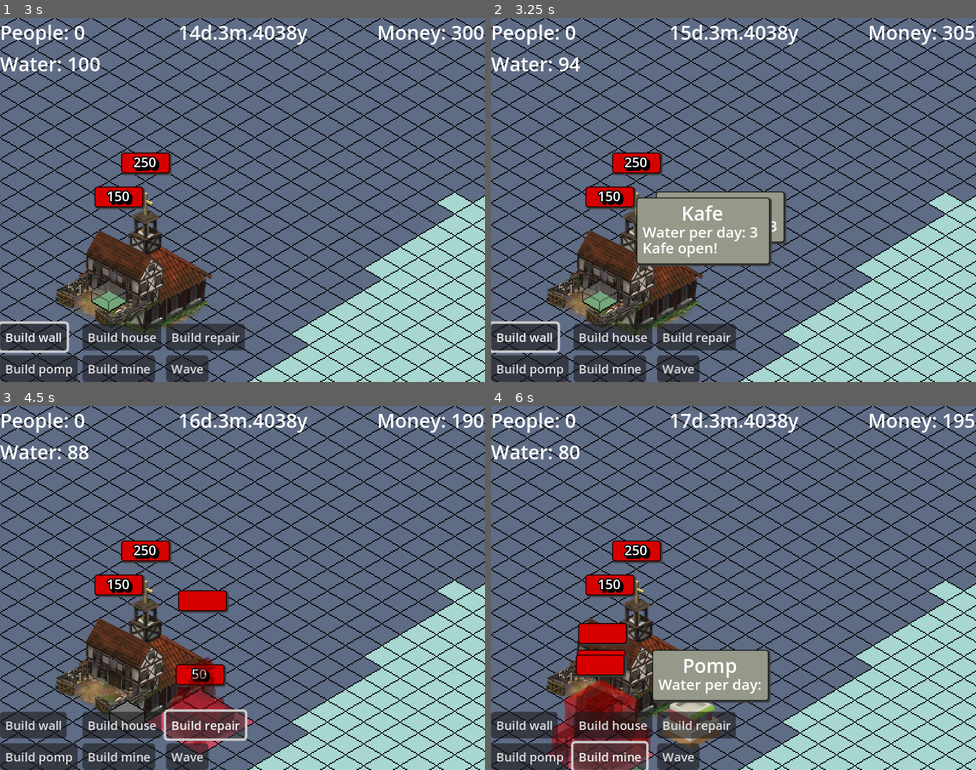
Above: before the commit, frames 1-4 (two rows, left to right).
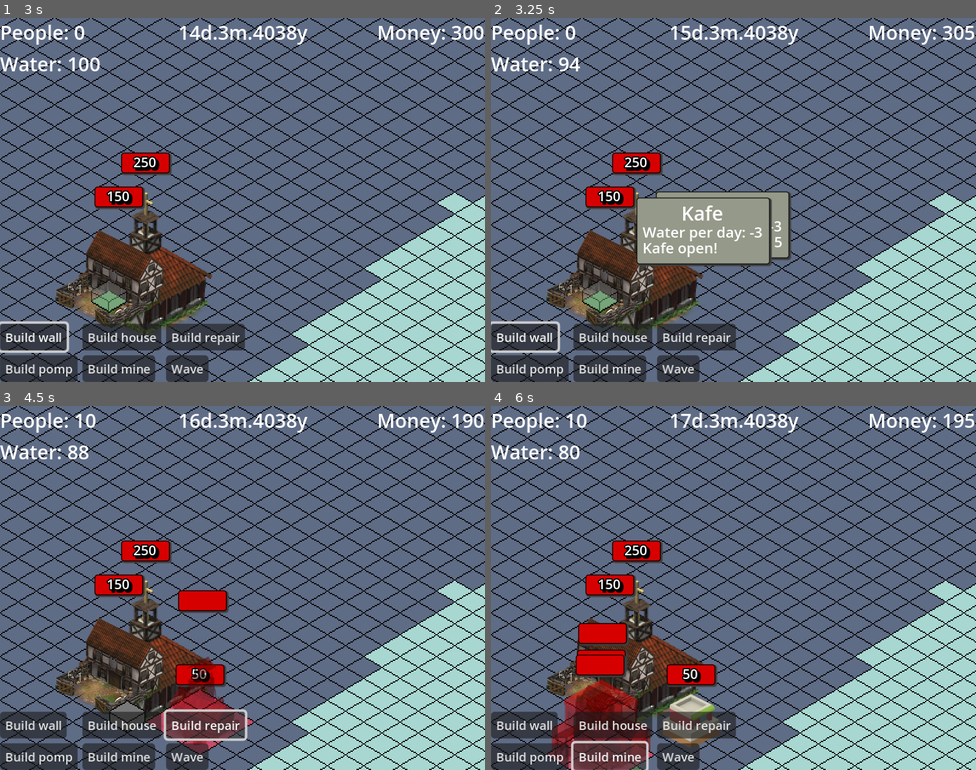
Above: after the commit, the same moments.

Repository: BurntRobot/artifical_heart_at_the_water-s_edge
Game: Godot game, scene res://world.tscn
The game is run twice, just before and just after one commit, with the same random seed, the same clock (stepped at 60 frames per second) and the same inputs.
Inputs:
- Up to frame 1 (3 s): click "Wave" at 0.5 s; click "Build townhall" at 1.25 s; click "Build kafe" at 2 s; click "Build wall" at 2.75 s
- Up to frame 2 (3.25 s): no input
- Up to frame 3 (4.5 s): click "Build house" at 3.5 s; click "Build repair" at 4.25 s
- Up to frame 4 (6 s): click "Build pomp" at 5 s; click "Build mine" at 5.75 s

Frame 1 is identical in both runs. In frame 2, 0.5% of the frame differs, in the area x 53-62%, y 47-67%; in frame 3, 0.1%; in frame 4, 3.6%, in the area x 15-58%, y 2-82%.

Commit message:
Resources works

Diff:
--- a/Buildings/building.gd
+++ b/Buildings/building.gd
@@ -81,7 +81,7 @@
 			if CityResources.money - building_cost >= 0 and can_build:
 				_build()
 				built.emit()
-				water_label.text = "Water per day: " + str(water_in_day)
+				water_label.text = "Water per day: -" + str(water_in_day)
 			else:
 				animation_player.play("cant_build")
 		if event.is_action_pressed("unbuild"):
@@ -107,7 +107,7 @@
 			is_working = true
 			$Sprite.self_modulate = Color(1.0, 1.0, 1.0, 1.0)
 			CityResources.water -= water_in_day
-			water_label.text = "Water per day: " + str(water_in_day)
+			water_label.text = "Water per day: -" + str(water_in_day)
 		else:
 			is_working = false
 			$Sprite.self_modulate = Color(0.349, 0.349, 0.349, 1.0)
--- a/Buildings/house.gd
+++ b/Buildings/house.gd
@@ -4,3 +4,7 @@
 func _rotate():
 	rotated = not rotated
 	sprite.flip_h = rotated
+
+func _build():
+	super._build()
+	CityResources.citizens += 10
--- /dev/null
+++ b/Buildings/pomp.gd
@@ -0,0 +1,8 @@
+extends Building
+
+func _next_day():
+	if not area_2d.input_pickable and is_built:
+		area_2d.input_pickable = true
+	if is_built:
+		CityResources.water += water_in_day
+		water_label.text = "Water per day: +" + str(water_in_day)
--- a/Buildings/pomp.tscn
+++ b/Buildings/pomp.tscn
@@ -1,9 +1,13 @@
-[gd_scene load_steps=3 format=4 uid="uid://kucf7nwrdtht"]
+[gd_scene load_steps=4 format=4 uid="uid://kucf7nwrdtht"]
 
 [ext_resource type="PackedScene" uid="uid://cyqa3xdmnxit8" path="res://Buildings/building.tscn" id="1_ru8ak"]
 [ext_resource type="Texture2D" uid="uid://b8rwdqktfaf18" path="res://Buildings/Isometric Buildings/PNG/buildingTiles_009.png" id="2_nqaqx"]
+[ext_resource type="Script" uid="uid://6n0m4d36px4e" path="res://Buildings/pomp.gd" id="2_xl7s3"]
 
 [node name="Pomp" instance=ExtResource("1_ru8ak")]
+script = ExtResource("2_xl7s3")
+water_in_day = 10
+building_cost = 300
 
 [node name="Base" parent="." index="0"]
 tile_map_data = PackedByteArray("AAD+/wEAAAACAAAAAAD+/wAAAAACAAAAAAD+////AAACAAAAAAD/////AAACAAAAAAAAAP//AAACAAAAAAAAAAAAAAACAAAAAAAAAAEAAAACAAAAAAD//wEAAAACAAAAAAD//wAAAAACAAAAAAA=")
@@ -29,7 +33,6 @@
 polygon = PackedVector2Array(-45, -1, 0, -27, 43, -1, -1, 26)
 
 [node name="InfoPanel" parent="." index="8"]
-visible = true
 offset_left = 43.0
 offset_top = -87.0
 offset_right = 139.0
--- a/Buildings/town_hall.tscn
+++ b/Buildings/town_hall.tscn
@@ -1,8 +1,11 @@
-[gd_scene load_steps=4 format=4 uid="uid://ce0ymdlijkja6"]
+[gd_scene load_steps=5 format=4 uid="uid://ce0ymdlijkja6"]
 
 [ext_resource type="PackedScene" uid="uid://cyqa3xdmnxit8" path="res://Buildings/building.tscn" id="1_key4u"]
 [ext_resource type="Script" uid="uid://fhq738iu11bn" path="res://Buildings/town_hall.gd" id="2_5efca"]
 [ext_resource type="Texture2D" uid="uid://gnha5jdds1fq" path="res://Buildings/church_sprite_for_testing/renders/idle/45/000.png" id="2_8r65t"]
+
+[sub_resource type="LabelSettings" id="LabelSettings_wtasv"]
+font_size = 12
 
 [node name="TownHall" instance=ExtResource("1_key4u")]
 script = ExtResource("2_5efca")
@@ -33,3 +36,8 @@
 offset_top = -91.0
 offset_right = 112.0
 offset_bottom = -49.0
+
+[node name="MoneyLabel" type="Label" parent="InfoPanel/MarginContainer/VBoxContainer" index="2"]
+layout_mode = 2
+text = "Money per day: 5"
+label_settings = SubResource("LabelSettings_wtasv")
--- a/Map/map.gd
+++ b/Map/map.gd
@@ -55,7 +55,7 @@
 
 func walls_take_damage():
 	for child in get_children():
-		if child is Wall and child.is_built:
+		if child is Building and child.is_built:
 			child.current_health -= 100
 
 func _on_test_build_3_pressed() -> void:
Not shown, added: Buildings/pomp.gd.uid
